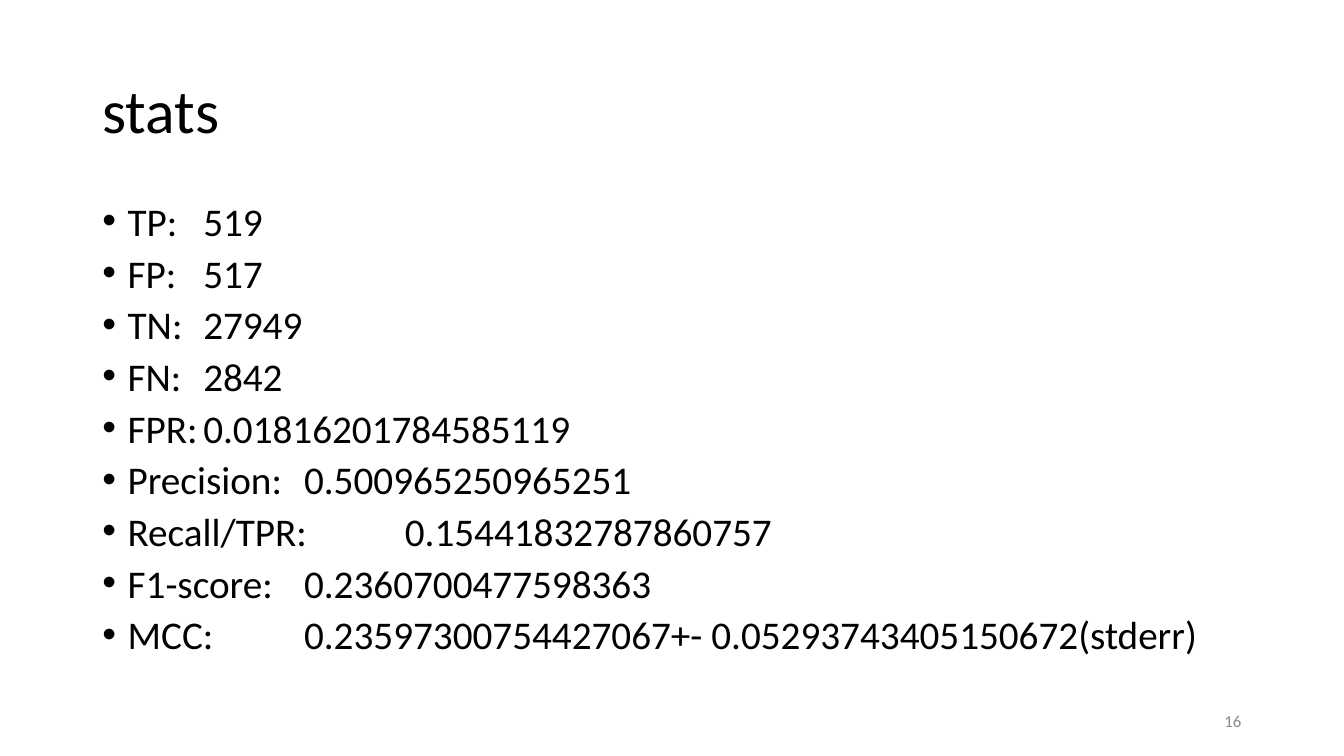
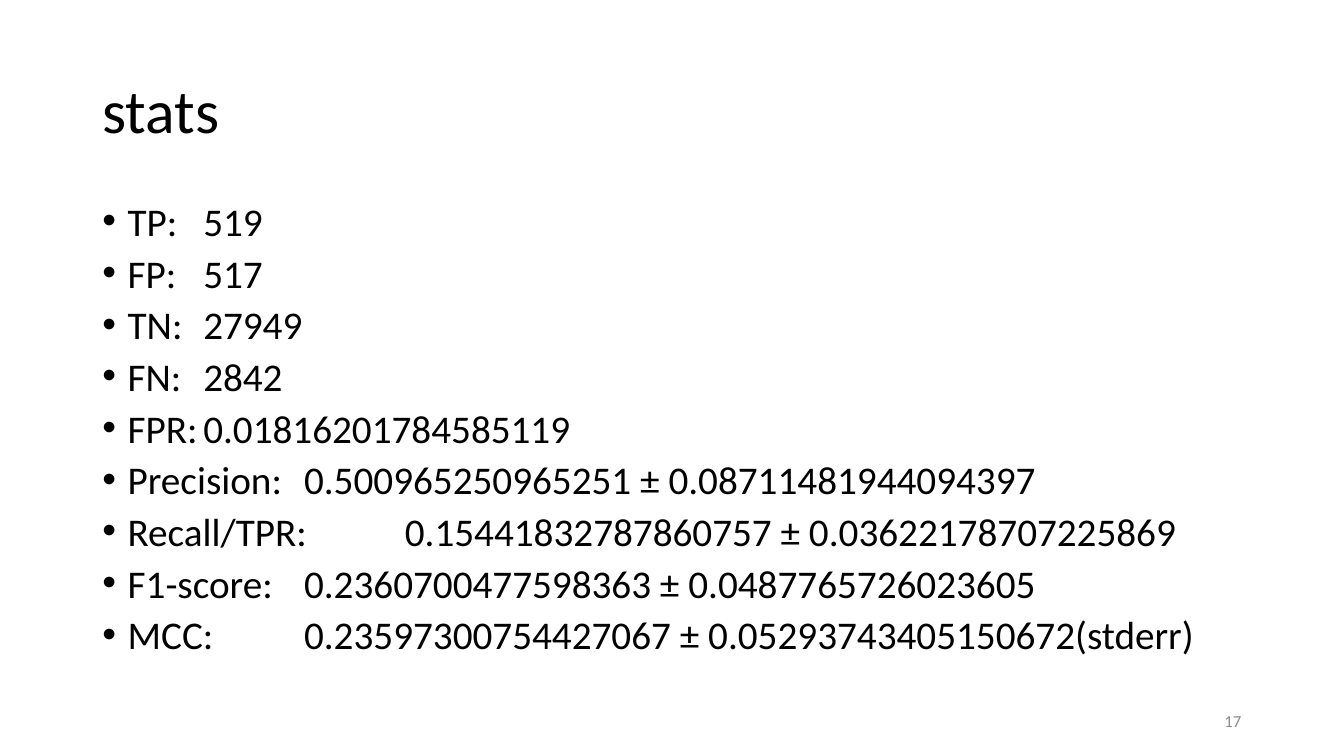
Before and after one commit to paulhager/ProteinPrediction1, a slide deck: slide 17 of BLOSUM_scorescompared to single SNAP scores.pptx (slide 16 before the commit). Drawn at 1344x756 pixels with LibreOffice and Linux fonts; fonts in the diff are those of the drawing; background and template pictures are left out. Boxes give left, top, right and bottom in pixels: in the first picture for what was removed or moved away, otherwise in the second. Text is boxed around its words. In the diff, an @@ line names an element or a change of style, - is before the commit and + after.

Commit message:
added stderrors

```diff
--- a/BLOSUM_scorescompared to single SNAP scores.pptx
+++ b/BLOSUM_scorescompared to single SNAP scores.pptx
@@ text at box(128, 467, 1194, 655): text changed @@
-• Precision: 0.500965250965251
-• Recall/TPR: 0.15441832787860757
-• F1-score: 0.2360700477598363
-• MCC: 0.23597300754427067+- 0.05293743405150672(stderr)
+• Precision: 0.500965250965251 ± 0.08711481944094397
+• Recall/TPR: 0.15441832787860757 ± 0.03622178707225869
+• F1-score: 0.2360700477598363 ± 0.0487765726023605
+• MCC: 0.23597300754427067 ± 0.05293743405150672(stderr)
@@ page number at box(1224, 716, 1241, 727): text changed @@
-16
+17
```
Also in this commit, not shown: 2 other slides changed, 2 slides added, 1 slide removed, 1 other file.
